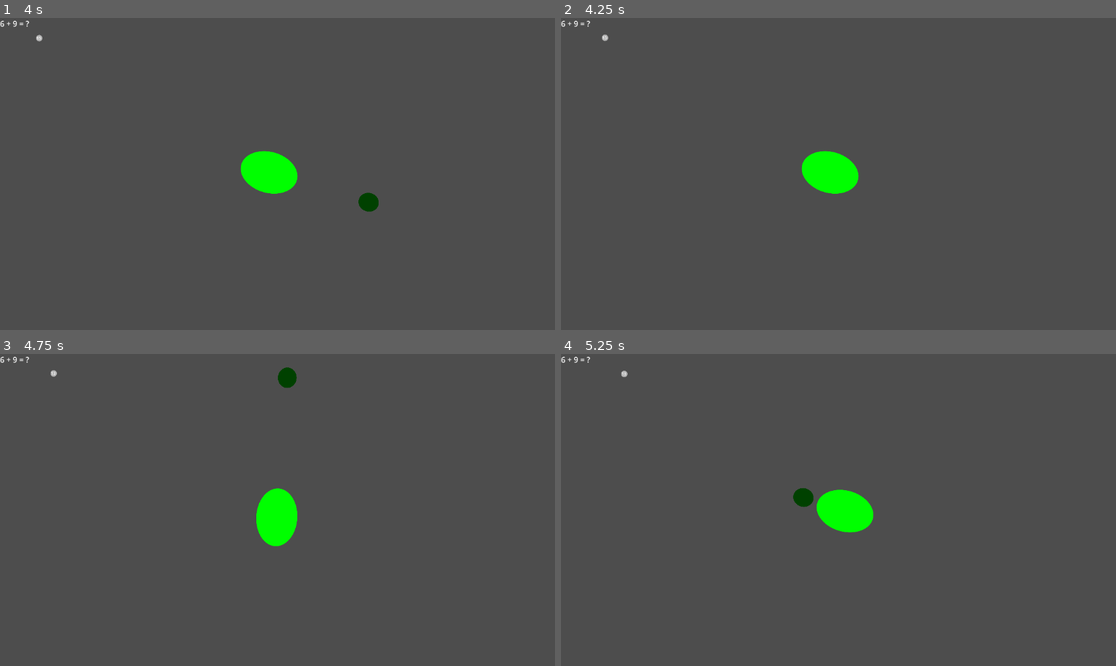
Above: before the commit, frames 1-4 (two rows, left to right).
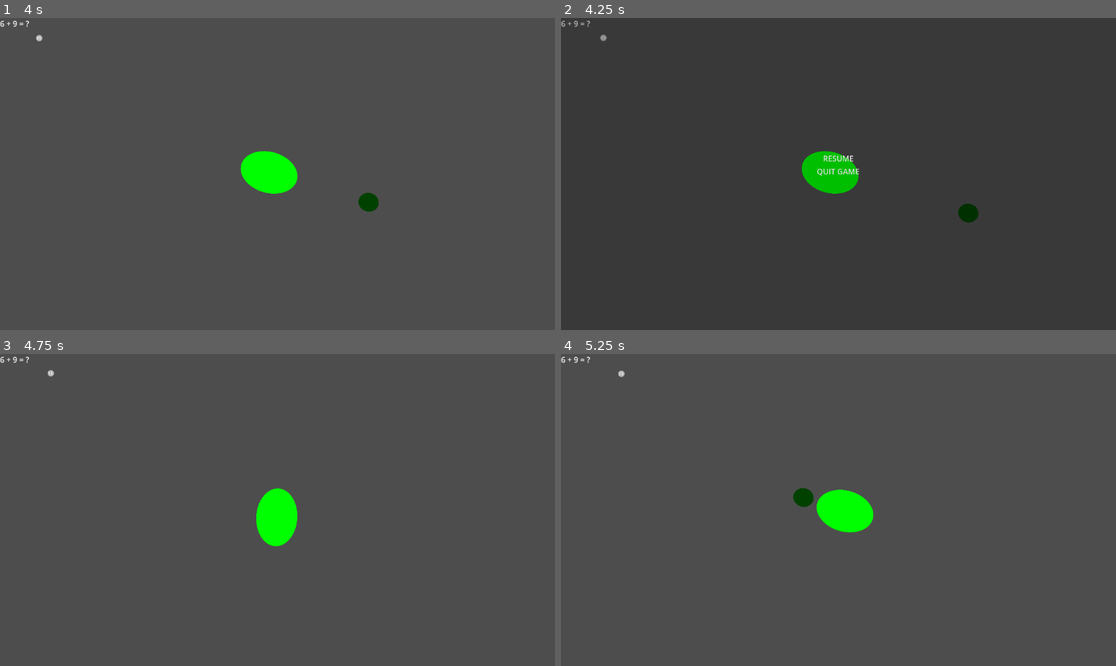
Above: after the commit, the same moments.

Repository: Lucas-Leal-Oliveira05/sapuada
Game: Godot game, scene res://scenes/fase_1.tscn
Two runs of this game, one before a commit and one after it. Both use one fixed random seed, a clock stepped at 60 frames per second and the inputs below.
Inputs (mouse positions are in pixels of both pictures, inside the frame that each line leads up to):
- Up to frame 1 (4 s): tap Enter at 0.5 s; move the mouse to (399, 158) at 0.52 s; click (399, 158) at 0.67 s; move the mouse to (166, 189) at 1.27 s; click (166, 189) at 1.42 s; move the mouse to (333, 105) at 2.02 s; click (333, 105) at 2.17 s; move the mouse to (249, 236) at 2.77 s; click (249, 236) at 2.92 s; move the mouse to (444, 220) at 3.52 s; click (444, 220) at 3.67 s
- Up to frame 2 (4.25 s): tap Escape (ui_cancel) at 4.15 s
- Up to frame 3 (4.75 s): click (277, 494) at 4.25 s, where only the run after the commit has a clickable "RESUME"
- Up to frame 4 (5.25 s): move the mouse to (672, 463) at 5.02 s; click (672, 463) at 5.17 s

Frame 1 is identical in both runs. In frame 2, 1.4% of the frame differs, in the area x 0-76%, y 0-66%; in frame 3, 0.2%; in frame 4, less than 0.1%.

Commit message:
Resume
Pause do jogo feito, está funcionando normalmente

Diff:
--- /dev/null
+++ b/Sapuada/sapuada/Tema/pause_menu.tres
@@ -0,0 +1,19 @@
+[gd_resource type="Theme" load_steps=5 format=3 uid="uid://bioe35ttt2ys0"]
+
+[sub_resource type="StyleBoxEmpty" id="StyleBoxEmpty_02le0"]
+
+[sub_resource type="StyleBoxEmpty" id="StyleBoxEmpty_485ml"]
+
+[sub_resource type="StyleBoxEmpty" id="StyleBoxEmpty_hvm1e"]
+
+[sub_resource type="StyleBoxEmpty" id="StyleBoxEmpty_ksq7d"]
+
+[resource]
+Button/colors/font_focus_color = Color(1, 1, 0, 1)
+Button/colors/font_hover_color = Color(1, 1, 0, 1)
+Button/colors/font_hover_pressed_color = Color(1, 1, 0, 1)
+Button/colors/font_pressed_color = Color(0.917647, 0.541176, 0, 1)
+Button/styles/focus = SubResource("StyleBoxEmpty_02le0")
+Button/styles/hover = SubResource("StyleBoxEmpty_485ml")
+Button/styles/normal = SubResource("StyleBoxEmpty_hvm1e")
+Button/styles/pressed = SubResource("StyleBoxEmpty_ksq7d")
--- /dev/null
+++ b/Sapuada/sapuada/pause.gdshader
@@ -0,0 +1,9 @@
+shader_type canvas_item;
+uniform sampler2D SCREEN_TEXTURE: hint_screen_texture, filter_linear_mipmap;
+
+uniform float lod: hint_range(0.0, 5) = 0.0;
+
+void fragment(){
+	vec4 color = texture(SCREEN_TEXTURE, SCREEN_UV, lod);
+	COLOR = color;
+}
--- a/Sapuada/sapuada/project.godot
+++ b/Sapuada/sapuada/project.godot
@@ -15,6 +15,14 @@
 config/features=PackedStringArray("4.4", "GL Compatibility")
 config/icon="res://icon.svg"
 
+[input]
+
+Escape={
+"deadzone": 0.2,
+"events": [Object(InputEventKey,"resource_local_to_scene":false,"resource_name":"","device":0,"window_id":0,"alt_pressed":false,"shift_pressed":false,"ctrl_pressed":false,"meta_pressed":false,"pressed":false,"keycode":0,"physical_keycode":4194305,"key_label":0,"unicode":0,"location":0,"echo":false,"script":null)
+]
+}
+
 [rendering]
 
 renderer/rendering_method="gl_compatibility"
--- a/Sapuada/sapuada/scenes/fase_1.tscn
+++ b/Sapuada/sapuada/scenes/fase_1.tscn
@@ -1,8 +1,9 @@
-[gd_scene load_steps=5 format=3 uid="uid://biin7vjkawkv8"]
+[gd_scene load_steps=6 format=3 uid="uid://biin7vjkawkv8"]
 
 [ext_resource type="PackedScene" uid="uid://b4gbywbosltb" path="res://scenes/sapo.tscn" id="1_8dnef"]
 [ext_resource type="Script" uid="uid://dhbj6r15yhtfe" path="res://scripts/fase_1.gd" id="1_u5pyp"]
 [ext_resource type="PackedScene" uid="uid://buyc5rktwafcy" path="res://scenes/bolas.tscn" id="2_ugoy3"]
+[ext_resource type="PackedScene" uid="uid://c3s1xitives0i" path="res://scenes/pause_menu.tscn" id="4_u7fro"]
 
 [sub_resource type="Curve2D" id="Curve2D_8dnef"]
 _data = {
@@ -39,3 +40,6 @@
 [node name="Label" type="Label" parent="CanvasLayer"]
 offset_right = 40.0
 offset_bottom = 23.0
+
+[node name="pause_menu" parent="." instance=ExtResource("4_u7fro")]
+visible = false
--- /dev/null
+++ b/Sapuada/sapuada/scenes/pause_menu.tscn
@@ -0,0 +1,42 @@
+[gd_scene load_steps=3 format=3 uid="uid://c3s1xitives0i"]
+
+[ext_resource type="Script" uid="uid://ce75pt6br386w" path="res://scripts/pause_menu.gd" id="1_myx47"]
+[ext_resource type="Theme" uid="uid://bioe35ttt2ys0" path="res://Tema/pause_menu.tres" id="1_n87rw"]
+
+[node name="pause_menu" type="CanvasLayer"]
+process_mode = 3
+script = ExtResource("1_myx47")
+
+[node name="bg_over" type="ColorRect" parent="."]
+anchors_preset = 15
+anchor_right = 1.0
+anchor_bottom = 1.0
+grow_horizontal = 2
+grow_vertical = 2
+color = Color(0, 0, 0, 0.254902)
+
+[node name="menu_holder" type="VBoxContainer" parent="."]
+anchors_preset = 14
+anchor_top = 0.5
+anchor_right = 1.0
+anchor_bottom = 0.5
+offset_top = -44.5
+offset_bottom = 44.5
+grow_horizontal = 2
+grow_vertical = 2
+
+[node name="pause_btn" type="Button" parent="menu_holder"]
+layout_mode = 2
+theme = ExtResource("1_n87rw")
+text = "RESUME
+"
+
+[node name="quit_btn" type="Button" parent="menu_holder"]
+layout_mode = 2
+theme = ExtResource("1_n87rw")
+text = "QUIT GAME
+
+"
+
+[connection signal="pressed" from="menu_holder/pause_btn" to="." method="_on_pause_btn_pressed"]
+[connection signal="pressed" from="menu_holder/quit_btn" to="." method="_on_quit_btn_pressed"]
--- /dev/null
+++ b/Sapuada/sapuada/scripts/pause_menu.gd
@@ -0,0 +1,23 @@
+extends CanvasLayer
+
+func _ready():
+	visible = false
+
+
+func _process(delta: float) -> void:
+	pass
+
+
+
+func _unhandled_input(event: InputEvent) -> void:
+	if event.is_action_pressed("ui_cancel"):
+		visible = true
+		get_tree().paused = true
+
+func _on_pause_btn_pressed() -> void:
+	get_tree().paused = false
+	visible = false
+
+
+func _on_quit_btn_pressed() -> void:
+	get_tree().quit()
Binary file added: Sapuada/sapuada/assets/menu.png
Not shown, added: Sapuada/sapuada/assets/menu.png.import
Not shown, added: Sapuada/sapuada/pause.gdshader.uid
Not shown, added: Sapuada/sapuada/scripts/pause_menu.gd.uid
